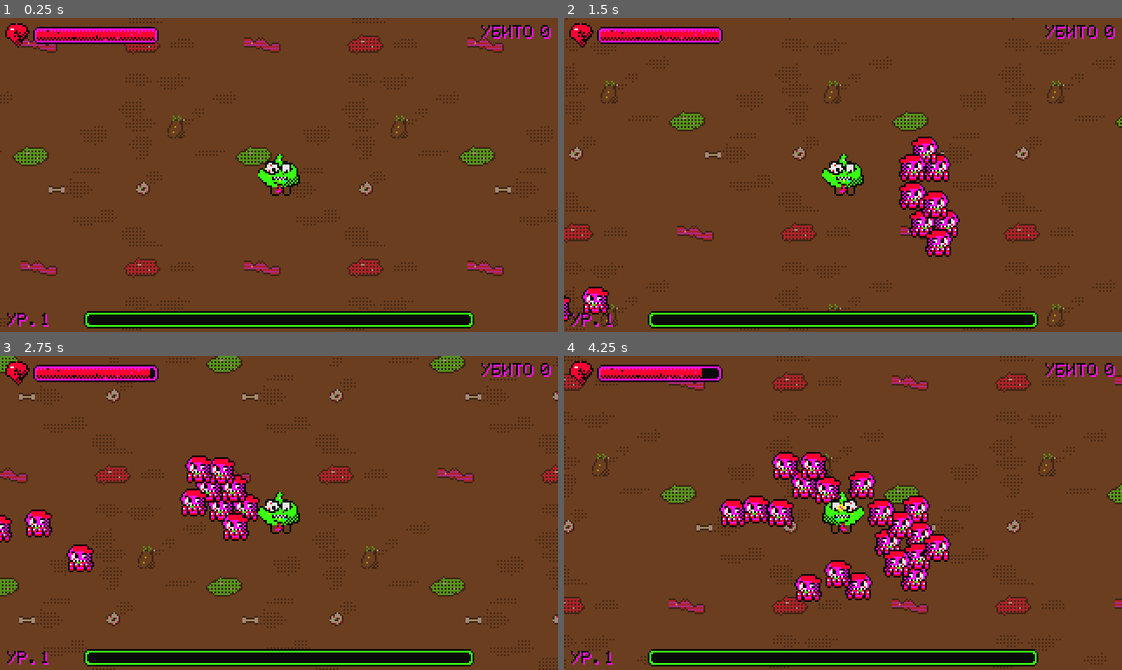
Above: before the commit, frames 1-4 (two rows, left to right).
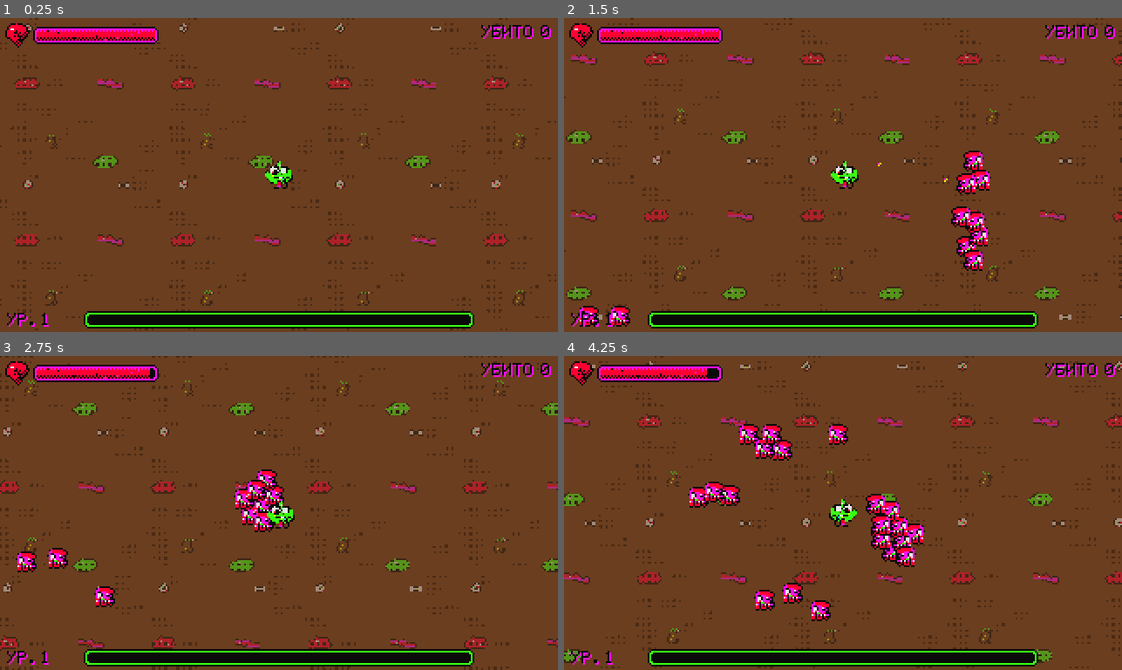
Above: after the commit, the same moments.

Repository: Gepackstuck/Stinky_Dumpster_Survivors
Game: Godot game, scene res://scenes/levels/main.tscn
Same seed, same stepped clock (60 frames per second), same inputs: the game is played once before the commit and once after it.
Inputs:
- Up to frame 1 (0.25 s): no input
- Up to frame 2 (1.5 s): tap Enter (ui_accept) at 0.5, 0.77 s; hold D (move_right) 0.53-1.28 s; hold S (move_down) from 1.28 s (still down)
- Up to frame 3 (2.75 s): tap Enter (ui_accept) at 1.52 s; release S (move_down) at 2.03 s; hold D (move_right) from 2.03 s (still down)
- Up to frame 4 (4.25 s): release D (move_right) at 2.78 s; hold W (move_up) 2.78-3.53 s; tap Enter (ui_accept) at 3.02, 3.77 s; hold A (move_left) from 3.53 s (still down)

The runs differ from the first frame. In frame 1, 10% of the frame differs, in the area x 0-100%, y 0-100%; in frame 2, 14%; in frame 3, 15%; in frame 4, 18%.

Commit message:
feat(level): граница арены из мусора, отдалённая камера, выбор перка A/D
Co-Authored-By: Claude Sonnet 5.5 <noreply@anthropic.com>
Claude-Session: https://claude.ai/code/session_01GvQcLtpmeq9xDjqGAM3qCT

Diff:
--- a/scenes/levels/main.tscn
+++ b/scenes/levels/main.tscn
@@ -3,6 +3,7 @@
 [ext_resource type="Script" path="res://scripts/levels/main_level.gd" id="1_main"]
 [ext_resource type="Script" path="res://scripts/levels/ground.gd" id="2_ground"]
 [ext_resource type="Texture2D" path="res://assets/sprites/ground_tile.png" id="2_tile"]
+[ext_resource type="Script" path="res://scripts/levels/arena_border.gd" id="9_border"]
 [ext_resource type="PackedScene" path="res://scenes/player/player.tscn" id="3_player"]
 [ext_resource type="Script" path="res://scripts/systems/spawner.gd" id="4_spawner"]
 [ext_resource type="Script" path="res://scripts/systems/pickup_spawner.gd" id="5_pickups"]
@@ -23,6 +24,9 @@
 centered = false
 region_enabled = true
 script = ExtResource("2_ground")
+
+[node name="ArenaBorder" type="Node2D" parent="."]
+script = ExtResource("9_border")
 
 [node name="Pickups" type="Node2D" parent="."]
 
--- a/scenes/ui/level_up_screen.tscn
+++ b/scenes/ui/level_up_screen.tscn
@@ -55,3 +55,14 @@
 
 [node name="Card3" parent="Root/Cards" instance=ExtResource("3_card")]
 layout_mode = 2
+
+[node name="Hint" type="Label" parent="Root"]
+layout_mode = 0
+offset_left = 0.0
+offset_top = 158.0
+offset_right = 320.0
+offset_bottom = 167.0
+text = "A/D - ВЫБОР   ПРОБЕЛ - ВЗЯТЬ   1/2/3 - БЫСТРО"
+horizontal_alignment = 1
+theme_override_colors/font_color = Color(0.909804, 0.909804, 0.909804, 1)
+theme_override_colors/font_shadow_color = Color(0, 0, 0, 1)
--- a/scripts/autoload/balance.gd
+++ b/scripts/autoload/balance.gd
@@ -12,8 +12,8 @@
 
 # --- Спавн врагов (Шаг 1: простой хардкод-спавнер) ---
 const ENEMY_TARGET_COUNT: int = 20
-const ENEMY_SPAWN_RADIUS_MIN: float = 200.0  # за пределами экрана (половина диагонали ~184)
-const ENEMY_SPAWN_RADIUS_MAX: float = 240.0
+const ENEMY_SPAWN_RADIUS_MIN: float = 260.0  # за пределами экрана при CAMERA_ZOOM 0.7 (половина диагонали ~262)
+const ENEMY_SPAWN_RADIUS_MAX: float = 300.0
 const ENEMY_RESPAWN_INTERVAL_SEC: float = 1.0
 
 # --- Автоатака (Шаг 1) ---
@@ -28,6 +28,10 @@
 const XP_COLLECT_DISTANCE: float = 5.0
 const XP_DROP_SCATTER: float = 4.0           # разброс места падения XP
 const PERK_DOUBLE_SHOT_SPREAD_DEG: float = 10.0
+
+# --- Арена и камера ---
+const ARENA_BORDER_THICKNESS: float = 64.0  # ширина полосы мусора за краем арены (кратно высоте сегмента 32)
+const CAMERA_ZOOM: float = 0.7  # <1 — камера дальше (видно больше)
 
 # --- Предметы ---
 # «Обосранные портки Supreme»: шанс, что враг в контакте охуевает от вони и не подходит (реализация — шаг с предметами).
--- /dev/null
+++ b/scripts/levels/arena_border.gd
@@ -0,0 +1,69 @@
+extends Node2D
+## Граница арены: несколько рядов мусорных баков, машин, трупов, заборов и стен + невидимые стены.
+## Расстановка случайная и новая в каждом забеге (сцена пересоздаётся при рестарте).
+
+const BORDER_TEXTURE: Texture2D = preload("res://assets/sprites/arena_border.png")
+const SEGMENT_SIZE: Vector2 = Vector2(48.0, 32.0)
+const SEGMENT_KINDS: int = 9
+const WALL_LAYER: int = 32  # слой 6 «wall»
+const SKIP_CHANCE: float = 0.12  # иногда оставляем дыру в ряду — выглядит живее
+
+
+func _ready() -> void:
+	var arena: float = Balance.ARENA_SIZE
+	var thickness: float = Balance.ARENA_BORDER_THICKNESS
+	var rows: int = int(ceilf(thickness / SEGMENT_SIZE.y))
+	var rng: RandomNumberGenerator = RandomNumberGenerator.new()
+	rng.randomize()
+	for row: int in rows:
+		var depth: float = SEGMENT_SIZE.y * (row + 0.5)
+		var shift: float = SEGMENT_SIZE.x * 0.5 * (row % 2)  # шахматный сдвиг рядов
+		var x: float = -thickness - shift
+		while x < arena + thickness:
+			var cx: float = x + SEGMENT_SIZE.x * 0.5
+			_add_segment(Vector2(cx, -depth), 0.0, rng, row)
+			_add_segment(Vector2(cx, arena + depth), PI, rng, row)
+			x += SEGMENT_SIZE.x
+		var y: float = -shift
+		while y < arena:
+			var cy: float = y + SEGMENT_SIZE.x * 0.5
+			_add_segment(Vector2(-depth, cy), -PI * 0.5, rng, row)
+			_add_segment(Vector2(arena + depth, cy), PI * 0.5, rng, row)
+			y += SEGMENT_SIZE.x
+	_add_colliders(arena, thickness)
+
+
+func _add_segment(center: Vector2, angle: float, rng: RandomNumberGenerator, row: int) -> void:
+	if row > 0 and rng.randf() < SKIP_CHANCE:
+		return  # внешний ряд местами с прорехами; первый ряд сплошной
+	var sprite: Sprite2D = Sprite2D.new()
+	sprite.texture = BORDER_TEXTURE
+	sprite.texture_filter = CanvasItem.TEXTURE_FILTER_NEAREST
+	sprite.region_enabled = true
+	var kind: int = rng.randi_range(0, SEGMENT_KINDS - 1)
+	sprite.region_rect = Rect2(Vector2(kind * SEGMENT_SIZE.x, 0.0), SEGMENT_SIZE)
+	sprite.flip_h = rng.randf() < 0.5
+	sprite.position = center
+	sprite.rotation = angle
+	add_child(sprite)
+
+
+func _add_colliders(arena: float, thickness: float) -> void:
+	var body: StaticBody2D = StaticBody2D.new()
+	body.collision_layer = WALL_LAYER
+	body.collision_mask = 0
+	add_child(body)
+	var span: float = arena + thickness * 2.0
+	var rects: Array[Rect2] = [
+		Rect2(-thickness, -thickness, span, thickness),
+		Rect2(-thickness, arena, span, thickness),
+		Rect2(-thickness, 0.0, thickness, arena),
+		Rect2(arena, 0.0, thickness, arena),
+	]
+	for rect: Rect2 in rects:
+		var shape: RectangleShape2D = RectangleShape2D.new()
+		shape.size = rect.size
+		var collision: CollisionShape2D = CollisionShape2D.new()
+		collision.shape = shape
+		collision.position = rect.position + rect.size * 0.5
+		body.add_child(collision)
--- a/scripts/player/player_controller.gd
+++ b/scripts/player/player_controller.gd
@@ -16,10 +16,12 @@
 func _ready() -> void:
 	_arena_max = Vector2(Balance.ARENA_SIZE, Balance.ARENA_SIZE)
 	# Камера не показывает пространство за ареной.
-	_camera.limit_left = 0
-	_camera.limit_top = 0
-	_camera.limit_right = int(Balance.ARENA_SIZE)
-	_camera.limit_bottom = int(Balance.ARENA_SIZE)
+	var border: int = int(Balance.ARENA_BORDER_THICKNESS)
+	_camera.zoom = Vector2.ONE * Balance.CAMERA_ZOOM
+	_camera.limit_left = -border
+	_camera.limit_top = -border
+	_camera.limit_right = int(Balance.ARENA_SIZE) + border
+	_camera.limit_bottom = int(Balance.ARENA_SIZE) + border
 	_hurtbox.invulnerability_sec = Balance.PLAYER_HURT_COOLDOWN_SEC
 	_hurtbox.hurt.connect(_on_hurt)
 	_health.health_changed.connect(_on_health_changed)
--- a/scripts/ui/level_up_screen.gd
+++ b/scripts/ui/level_up_screen.gd
@@ -6,6 +6,7 @@
 @onready var _root: Control = $Root
 
 var _pending: int = 0
+var _selected: int = 0
 
 
 func _ready() -> void:
@@ -18,6 +19,14 @@
 
 func _unhandled_input(event: InputEvent) -> void:
 	if not _root.visible:
+		return
+	if event.is_action_pressed(&"move_left"):
+		get_viewport().set_input_as_handled()
+		_select(_selected - 1)
+		return
+	if event.is_action_pressed(&"move_right"):
+		get_viewport().set_input_as_handled()
+		_select(_selected + 1)
 		return
 	for i: int in _cards.size():
 		if event.is_action_pressed(StringName("pick_card_%d" % (i + 1))) and _cards[i].visible:
@@ -45,6 +54,7 @@
 			_cards[i].set_meta(&"perk_id", choices[i])
 	_root.show()
 	get_tree().paused = true
+	_select(0)
 
 
 func _on_card_chosen(perk_id: StringName) -> void:
@@ -60,3 +70,15 @@
 func _on_player_died() -> void:
 	_pending = 0
 	_root.hide()
+
+
+## Подсветить карточку (A/D или стрелки). Enter/Пробел берёт выбранную — это делает сама кнопка в фокусе.
+func _select(index: int) -> void:
+	var visible_count: int = 0
+	for card: PerkCard in _cards:
+		if card.visible:
+			visible_count += 1
+	if visible_count == 0:
+		return
+	_selected = posmod(index, visible_count)
+	_cards[_selected].grab_focus()
Binary file added: assets/sprites/arena_border.png
Not shown, added: assets/sprites/arena_border.png.import
Not shown, added: scripts/levels/arena_border.gd.uid
Not shown, changed: TASKS.md
Not shown, changed: tools/gen_art.py
